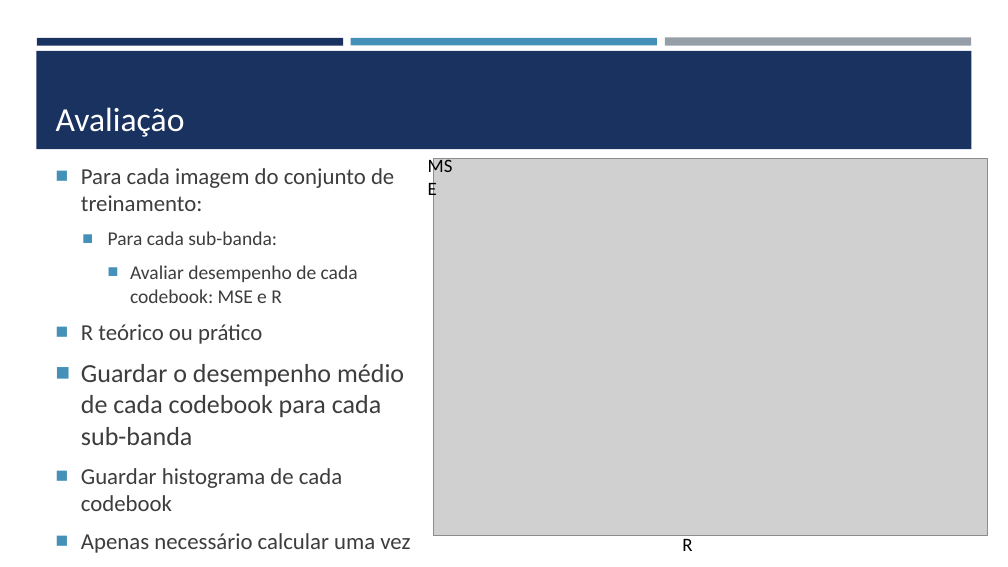
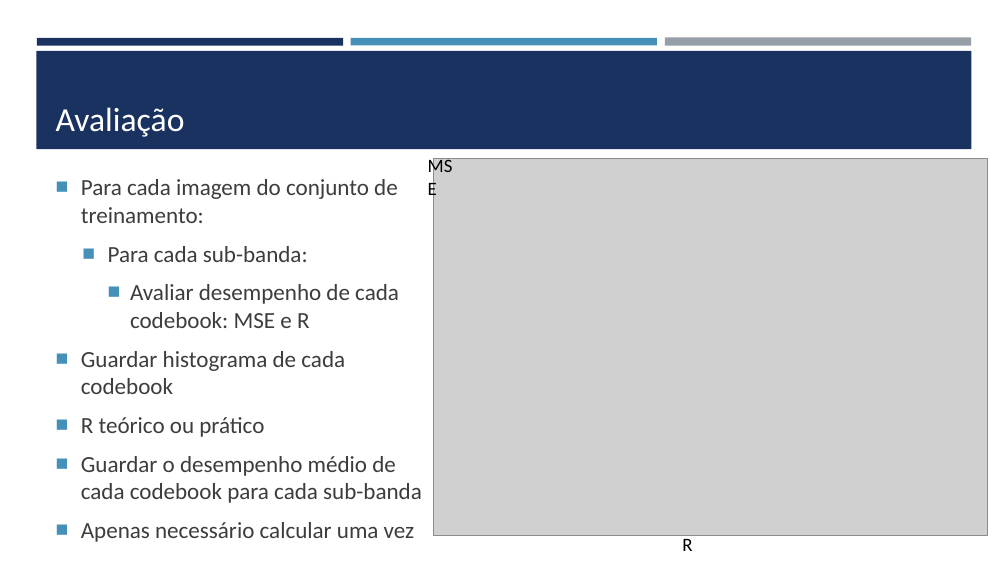
Before and after one commit to VRavaglia/Compressao-de-Imagens, a slide deck: slide 4 of Wavelets/ap_final.pptx. Drawn at 1008x567 pixels with LibreOffice and Linux fonts; fonts in the diff are those of the drawing; grey boxes stand for pictures. Boxes give left, top, right and bottom in pixels: in the first picture for what was removed or moved away, otherwise in the second. Text is boxed around its words. In the diff, an @@ line names an element or a change of style, - is before the commit and + after.

Commit message:
Ajustes

```diff
--- a/Wavelets/ap_final.pptx
+++ b/Wavelets/ap_final.pptx
@@ text at <box>81,179,422,542</box>: size 21.7 to 22 pt in "Para cada imagem do conjunto de treinamento:", "R teórico ou prático", "Apenas necessário calcular uma vez"; size 18.6 to 22 pt in "Para cada sub-banda:", "Avaliar desempenho de cada codebook: MSE e ..."; size 24.8 to 22 pt in "Guardar o desempenho médio de cada codebook ..." @@
@@ text at <box>81,351,345,394</box>: paragraph added @@
+■ Guardar histograma de cada codebook
@@ text at <box>81,468,342,511</box>: paragraph removed @@
-■ Guardar histograma de cada codebook
```
